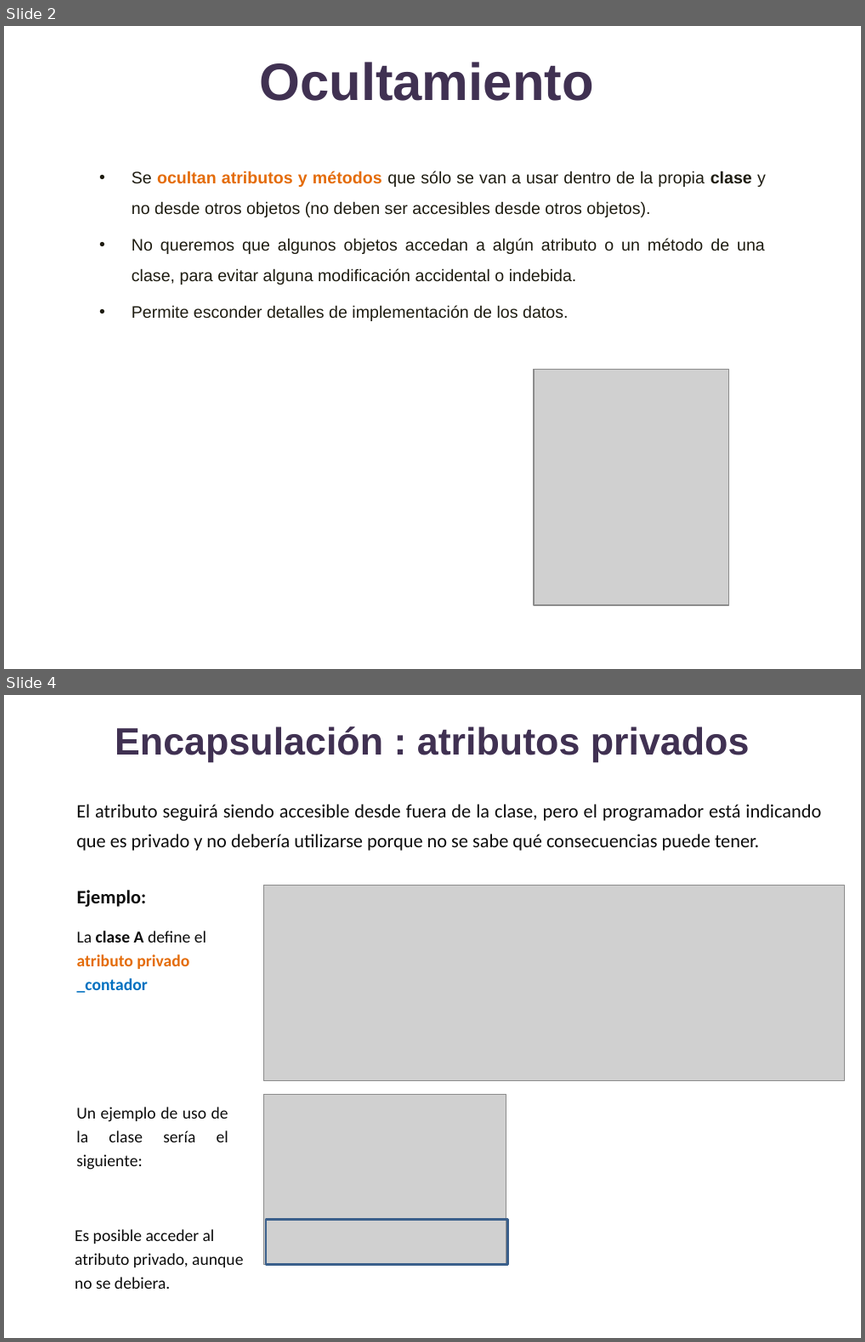
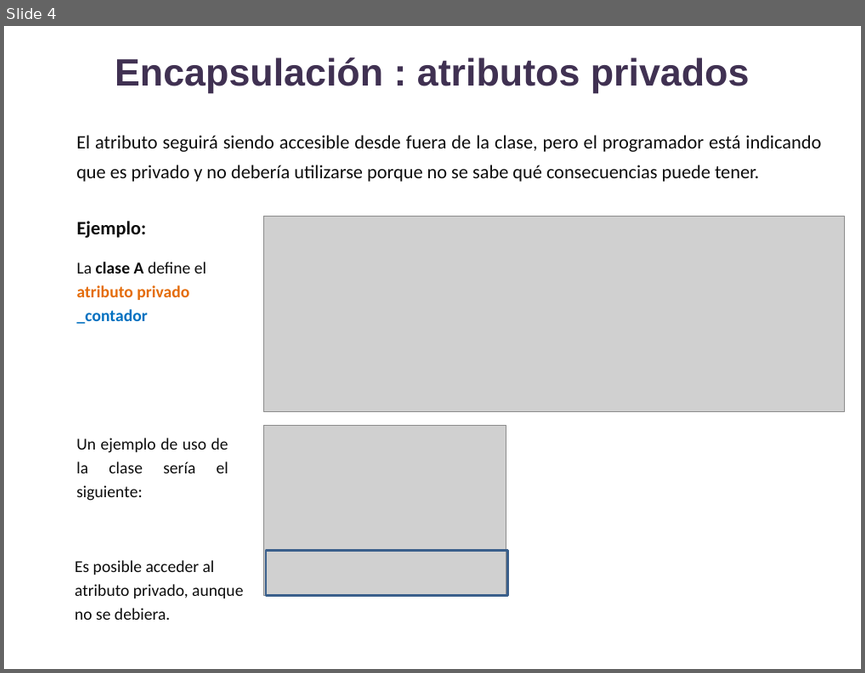
Before and after one commit to lizetheP/Analitica, a slide deck: CalendarioAgo2022/presentaciones/15_POO_Encapsulamiento.pptx. Shown one above the other, each under a label of ours: slides 2 and 4 before the commit, slide 4 after it; the slides between them are not shown. The pictures are 865x1342 and 865x673 pixels, drawn with LibreOffice and Linux fonts; fonts in the diff are those of the drawing; grey boxes stand for pictures. Boxes give left, top, right and bottom in pixels: in the first picture for what was removed or moved away, otherwise in the second. Text is boxed around its words. In the diff, an @@ line names an element or a change of style, - is before the commit and + after.

```diff
--- a/CalendarioAgo2022/presentaciones/15_POO_Encapsulamiento.pptx
+++ b/CalendarioAgo2022/presentaciones/15_POO_Encapsulamiento.pptx
@@ slide 2 removed at [4,26,861,669], background #FFFFFF @@
@@ title removed at [259,62,593,101] @@
-Ocultamiento
@@ text removed at [132,170,766,321] @@
-• Se ocultan atributos y métodos que sólo se van a usar dentro de la propia clase y no desde otros objetos (no deben ser accesibles desde otros objetos).
-• No queremos que algunos objetos accedan a algún atributo o un método de una clase, para evitar alguna modificación accidental o indebida.
-• Permite esconder detalles de implementación de los datos.
@@ picture removed at [534,369,729,605] @@
```
Also in this commit, not shown: 2 slides changed, 1 slide added, 36 other files.
